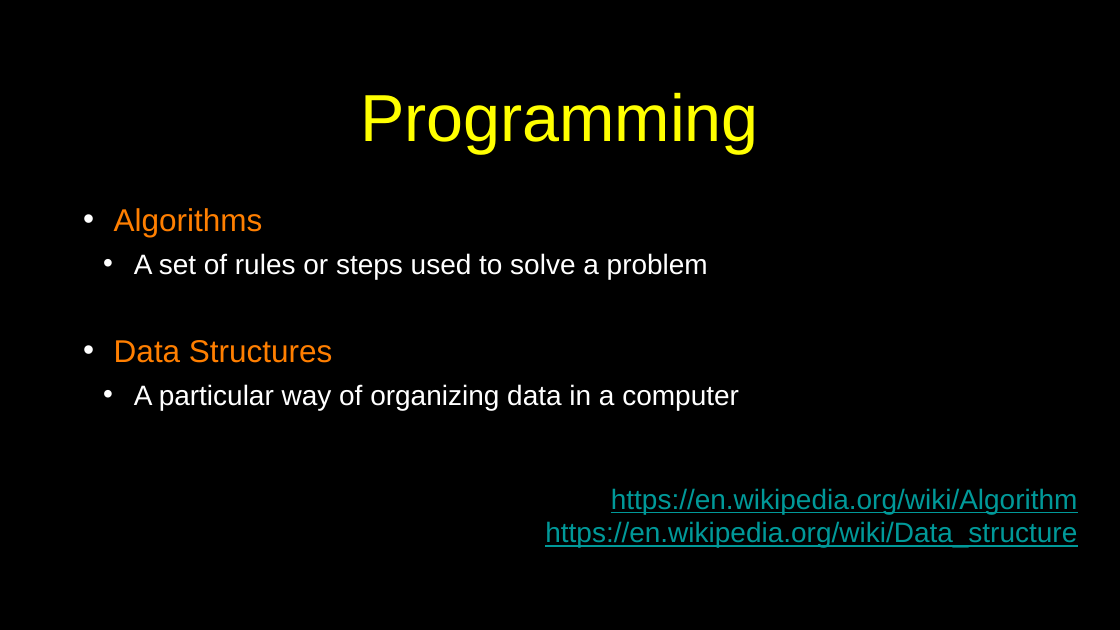
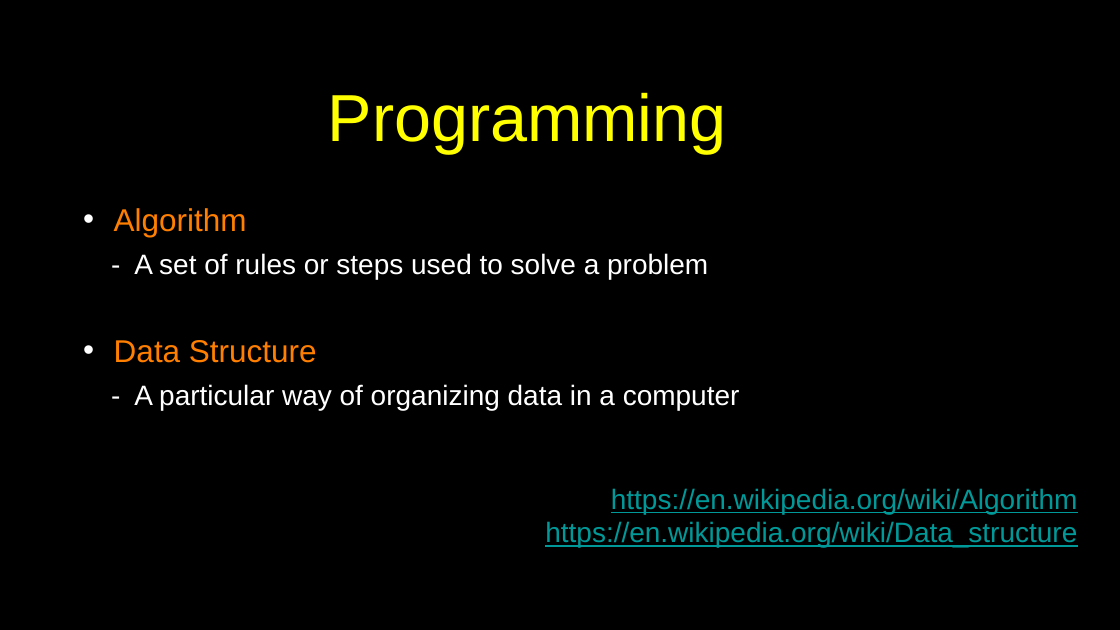
Before and after one commit to csev/py4e, a slide deck: slide 2 of lectures3/Pythonlearn-08-Lists.pptx. Drawn at 1120x630 pixels with LibreOffice and Linux fonts; fonts in the diff are those of the drawing. Boxes give left, top, right and bottom in pixels: in the first picture for what was removed or moved away, otherwise in the second. Text is boxed around its words. In the diff, an @@ line names an element or a change of style, - is before the commit and + after.

```diff
--- a/lectures3/Pythonlearn-08-Lists.pptx
+++ b/lectures3/Pythonlearn-08-Lists.pptx
@@ title "Programming" moved from (x1=360, y1=92, x2=759, y2=153) to (x1=328, y1=92, x2=727, y2=153) @@
@@ text at (x1=114, y1=208, x2=740, y2=410): text changed @@
-• Algorithms
-  • A set of rules or steps used to solve a problem
-• Data Structures
-  • A particular way of organizing data in a computer
+• Algorithm
+  - A set of rules or steps used to solve a problem
+• Data Structure
+  - A particular way of organizing data in a computer
```
Also in this commit, not shown: 25 other slides changed, 1 other file.
